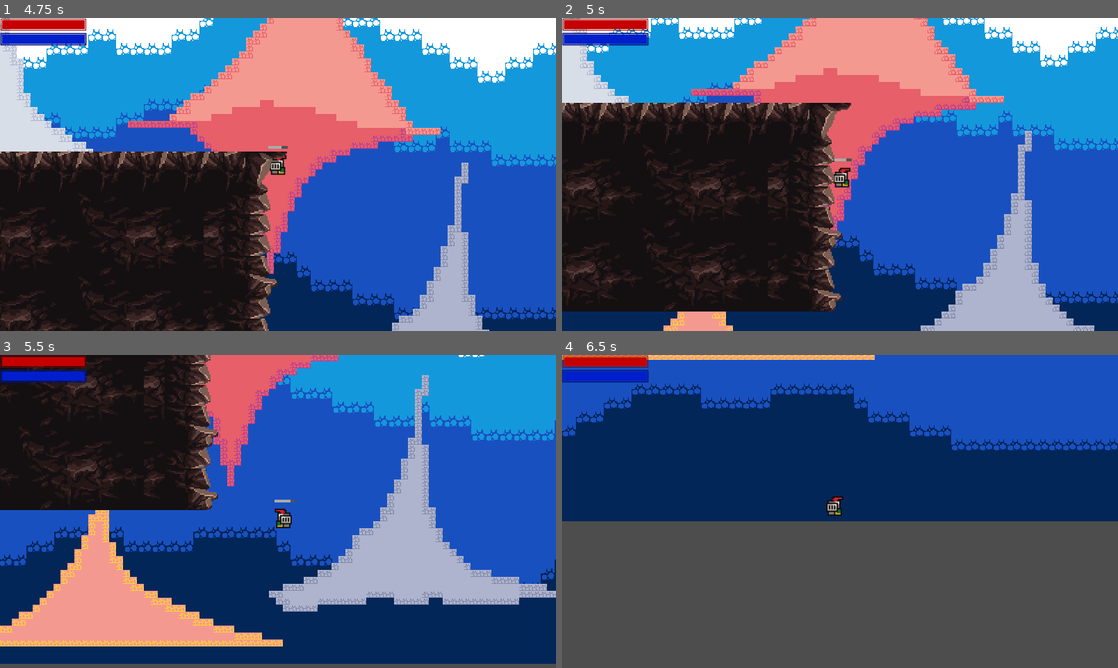
Above: before the commit, frames 1-4 (two rows, left to right).
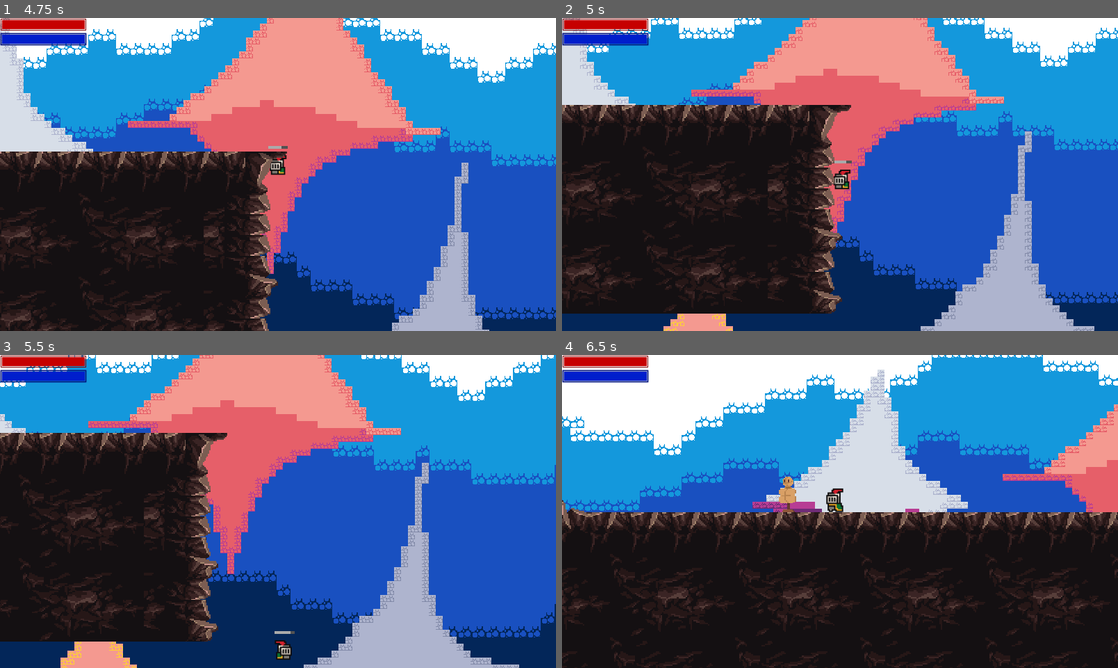
Above: after the commit, the same moments.

Repository: ToastedTeam/CaveGame
Game: Godot game, scene res://scenes/main.tscn
Two runs of this game, one before a commit and one after it. Both use one fixed random seed, a clock stepped at 60 frames per second and the inputs below. The engine's default icon, where the game draws it, is replaced by a stand-in: a white triangle on a blue panel in a dark square.
Inputs:
- Up to frame 1 (4.75 s): tap Enter (ui_accept) at 0.5 s; hold Right (player_move_right) 0.53-2.03 s; tap A (player_attack) at 0.6, 2.1, 3.6 s; tap Up (player_jump) at 0.77, 1.52, 3.02, 3.77, 4.52 s; tap D (player_dash) at 1.35, 2.85, 4.35 s; hold Left (player_move_left) 2.03-2.78 s; hold Right (player_move_right) 2.78-4.28 s; hold Left (player_move_left) from 4.28 s (still down)
- Up to frame 2 (5 s): keep holding Left (player_move_left)
- Up to frame 3 (5.5 s): release Left (player_move_left) at 5.03 s; hold Right (player_move_right) from 5.03 s (still down); tap A (player_attack) at 5.1 s
- Up to frame 4 (6.5 s): release Right (player_move_right) at 5.78 s; hold Left (player_move_left) from 5.78 s (still down); tap D (player_dash) at 5.85 s; tap Up (player_jump) at 6.02 s

Frame 1 is identical in both runs. In frame 2, 6.2% of the frame differs, in the area x 0-100%, y 0-100%; in frame 3, 62%; in frame 4, 98%.

Commit message:
SCRUM-27 and SCRUM-26 added killzone element and world border

Diff:
--- /dev/null
+++ b/scenes/killzone.tscn
@@ -0,0 +1,13 @@
+[gd_scene load_steps=2 format=3 uid="uid://dn52wlkh2g1wy"]
+
+[ext_resource type="Script" path="res://scripts/killzone.gd" id="1_844vy"]
+
+[node name="Killzone" type="Area2D"]
+script = ExtResource("1_844vy")
+
+[node name="Timer" type="Timer" parent="."]
+wait_time = 0.35
+one_shot = true
+
+[connection signal="body_entered" from="." to="." method="_on_body_entered"]
+[connection signal="timeout" from="Timer" to="." method="_on_timer_timeout"]
--- a/scenes/main.tscn
+++ b/scenes/main.tscn
@@ -9,6 +9,7 @@
 [ext_resource type="Texture2D" uid="uid://ryvgyi4m7ywi" path="res://assets/sprites/WorldBuilding/mainlev_build.png" id="7_isrj6"]
 [ext_resource type="PackedScene" uid="uid://dywdkewy1ti6p" path="res://scenes/targetDummy.tscn" id="7_jwb4o"]
 [ext_resource type="Texture2D" uid="uid://bb0m10tlay88m" path="res://assets/sprites/world_tileset.png" id="9_rtbj3"]
+[ext_resource type="PackedScene" uid="uid://dn52wlkh2g1wy" path="res://scenes/killzone.tscn" id="10_lap0o"]
 
 [sub_resource type="ShaderMaterial" id="ShaderMaterial_qtmoe"]
 shader = ExtResource("1_hijlh")
@@ -1380,6 +1381,8 @@
 [sub_resource type="TileSet" id="TileSet_ev07y"]
 sources/1 = SubResource("TileSetAtlasSource_y2fb3")
 
+[sub_resource type="WorldBoundaryShape2D" id="WorldBoundaryShape2D_kfodh"]
+
 [node name="Main" type="Node2D"]
 
 [node name="Icon" type="Sprite2D" parent="."]
@@ -1399,6 +1402,8 @@
 [node name="Camera2D" type="Camera2D" parent="Player" node_paths=PackedStringArray("followTarget")]
 material = SubResource("ShaderMaterial_qtmoe")
 zoom = Vector2(3, 3)
+limit_bottom = 180
+limit_smoothed = true
 position_smoothing_enabled = true
 position_smoothing_speed = 10.0
 script = ExtResource("4_jst04")
@@ -1435,6 +1440,12 @@
 tile_set = SubResource("TileSet_ev07y")
 collision_enabled = false
 
+[node name="Killzone2" parent="." instance=ExtResource("10_lap0o")]
+position = Vector2(0, 190)
+
+[node name="CollisionShape2D" type="CollisionShape2D" parent="Killzone2"]
+shape = SubResource("WorldBoundaryShape2D_kfodh")
+
 [editable path="Interface"]
 [editable path="Interface/Interface2/VBoxContainer/HealthBar"]
 [editable path="Interface/Interface2/VBoxContainer/ManaBar"]
--- /dev/null
+++ b/scripts/killzone.gd
@@ -0,0 +1,12 @@
+extends Area2D
+
+func _on_body_entered(body: Node2D) -> void:
+	print("You died!")
+	Engine.time_scale = 0.5
+	$Timer.start()
+
+
+
+func _on_timer_timeout() -> void:
+	Engine.time_scale = 1
+	get_tree().reload_current_scene()
Not shown: 1 places in scenes/main.tscn that only renumber resources
